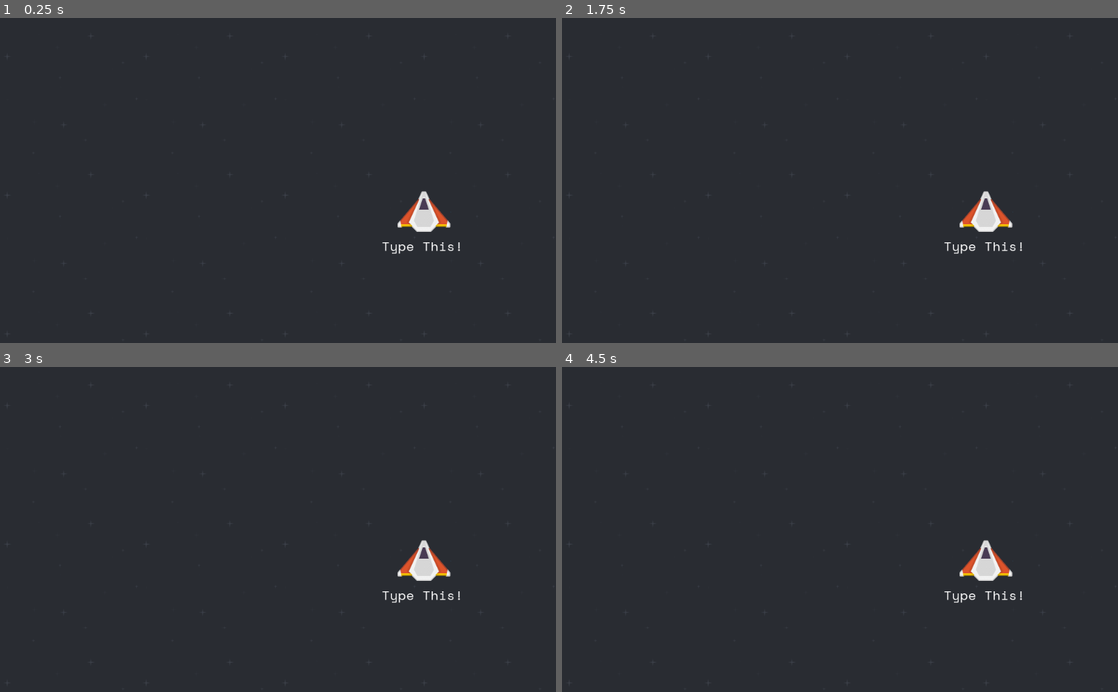
Above: before the commit, frames 1-4 (two rows, left to right).
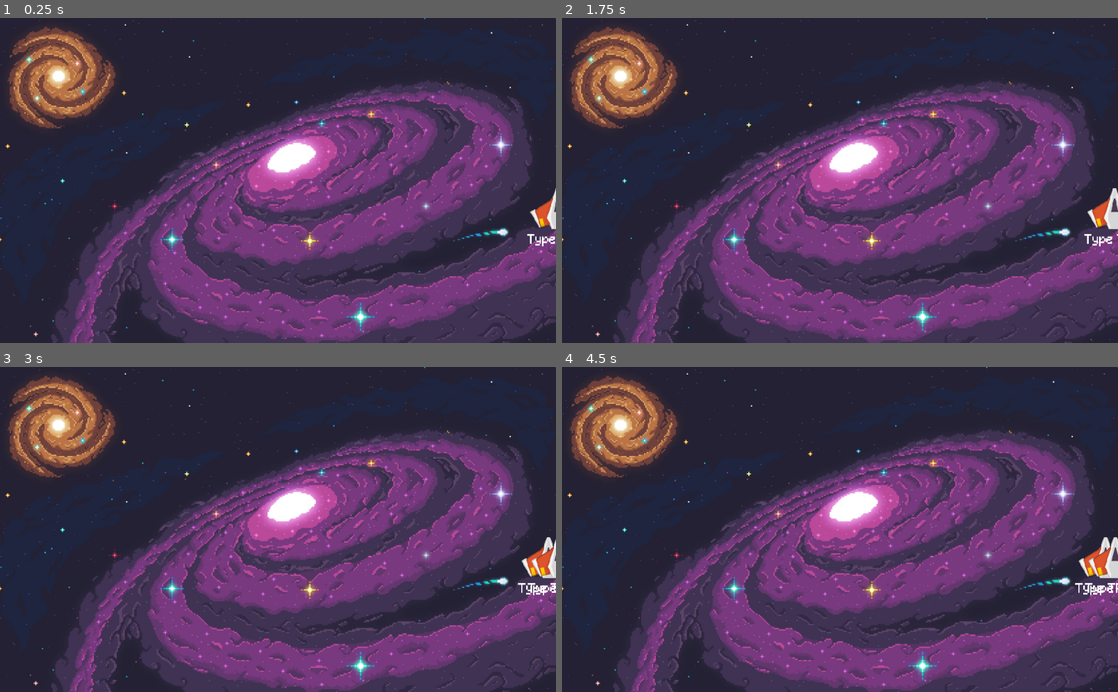
Above: after the commit, the same moments.

Repository: vitordefante/type-galaxy
Game: Godot game, scene res://assets/Main.tscn
Same seed, same stepped clock (60 frames per second), same inputs: the game is played once before the commit and once after it.
Inputs:
- Up to frame 1 (0.25 s): no input
- Up to frame 2 (1.75 s): tap Enter at 0.5 s
- Up to frame 3 (3 s): no input
- Up to frame 4 (4.5 s): no input

The runs differ from the first frame. In frame 1, 55% of the frame differs, in the area x 0-100%, y 0-100%; in frame 2, 55%; in frame 3, 55%; in frame 4, 55%.

Commit message:
adicionado novas funcoes

Diff:
--- a/Enemy.gd
+++ b/Enemy.gd
@@ -1,9 +1,35 @@
 extends Sprite
 
+export (Color) var blue = Color("#4682b4")
+export (Color) var green =  Color("#639765")
+export (Color) var red = Color("#a65455")
+
+export (float) var speed = 0.1
 
 onready var prompt = $RichTextLabel
 onready var prompt_text = prompt.text
 
 
+func _physics_process(delta: float) -> void:
+	global_position.x -= speed
+
+
 func get_prompt() -> String:
 	return prompt_text
+
+#coleta e aplica as cores
+func set_next_character(next_character_index: int):
+	var blue_text = get_bbcode_color_tag(blue) + prompt_text.substr(0, next_character_index) + get_bbcode_end_color_tag()
+	var green_text = get_bbcode_color_tag(green) + prompt_text.substr(next_character_index, 1) + get_bbcode_end_color_tag()
+	var red_text = ""
+	if next_character_index != prompt_text.length():
+		red_text = get_bbcode_color_tag(red) + prompt_text.substr(next_character_index + 1, prompt_text.length() - next_character_index + 1) + get_bbcode_end_color_tag()
+	prompt.parse_bbcode("[center]" + blue_text + green_text + red_text + "[/center]")
+
+#funcao para retornar a string com a tag da cor a ser usada
+func get_bbcode_color_tag(color: Color) -> String:
+	return "[color=#" + color.to_html(false) + "]"
+
+#coleta o "Bbcode" contendo o texto e tambema cor inserida
+func get_bbcode_end_color_tag() -> String:
+	return "[/color]"
--- /dev/null
+++ b/Enemy.tscn
@@ -0,0 +1,29 @@
+[gd_scene load_steps=5 format=2]
+
+[ext_resource path="res://assets/Minecraft.ttf" type="DynamicFontData" id=1]
+[ext_resource path="res://assets/spaceshooter/Spritesheet/sheet.png" type="Texture" id=2]
+[ext_resource path="res://Enemy.gd" type="Script" id=3]
+
+[sub_resource type="DynamicFont" id=1]
+size = 24
+font_data = ExtResource( 1 )
+
+[node name="Enemy" type="Sprite"]
+position = Vector2( 835, 356 )
+scale = Vector2( 0.884956, 1.01333 )
+texture = ExtResource( 2 )
+region_enabled = true
+region_rect = Rect2( 111, 716, 113, 75 )
+script = ExtResource( 3 )
+
+[node name="RichTextLabel" type="RichTextLabel" parent="."]
+margin_left = -70.5219
+margin_top = 46.0227
+margin_right = 66.4781
+margin_bottom = 75.0227
+custom_fonts/normal_font = SubResource( 1 )
+bbcode_enabled = true
+bbcode_text = "[center]Type This![/center]"
+text = "Type This!"
+scroll_active = false
+deselect_on_focus_loss_enabled = false
--- a/Main.gd
+++ b/Main.gd
@@ -1,4 +1,10 @@
 extends Node2D
+
+var Enemy = preload("res://Enemy.tscn")
+
+onready var enemy_container = $EnemyContainer
+onready var spawn_container = $SpawnContainer
+onready var spawn_timer = $SpawnTimer
 
 
 # detecta naves ativas na cena
@@ -7,16 +13,25 @@
 #index da letra atual que necessita ser digitada
 var current_letter_index: int = -1
 
+#spawna um inimogo antes do timeout de 3 segundos
+func _ready() -> void:
+	randomize()
+	spawn_timer.start()
+	spawn_enemy()
+
 func find_new_active_enemy(typed_character: String):
-	print(typed_character)
-	print($Enemy.get_prompt())
-	var prompt = $Enemy.get_prompt()
-	if prompt.substr(0, 1) == typed_character:
-		active_enemy = $Enemy
-		print("Novo Inimigo!")
+	for enemy in enemy_container.get_children():
+		var prompt = enemy.get_prompt()
+		var next_character = prompt.substr(0, 1)
+		if next_character == typed_character:
+			print("Novo inimigo encontrado, comeca com a letra %s " % next_character)
+			active_enemy = enemy
+			current_letter_index = 1
+			active_enemy.set_next_character(current_letter_index)
+			return
 
 func _unhandled_input(event: InputEvent) -> void:
-	if event is InputEventKey and not event.is_pressed():
+	if event is InputEventKey and event.is_pressed() and not event.is_echo():
 		var typed_event = event as InputEventKey
 		var key_typed = PoolByteArray([typed_event.unicode]).get_string_from_utf8()
 
@@ -27,4 +42,26 @@
 			var prompt = active_enemy.get_prompt()
 			var next_character = prompt.substr(current_letter_index, 1)
 			if key_typed == next_character:
-				print ("success")
+				print ("successfully typed %s" % key_typed)
+				current_letter_index += 1
+				active_enemy.set_next_character(current_letter_index)
+				if current_letter_index == prompt.length():
+					print("correto")
+					current_letter_index = -1
+					active_enemy.queue_free()
+					active_enemy = null
+			else:
+				print("Voce digitou errado, letra %s ao invez de %s" % [key_typed, next_character])
+
+
+#spawna as naves a cada 3 segundos em um spawn aleatorio
+func _on_SpawnTimer_timeout() -> void:
+	spawn_enemy()
+
+
+func spawn_enemy():
+	var enemy_instance = Enemy.instance()
+	var spawns = spawn_container.get_children()
+	var index = randi() % spawns.size()
+	enemy_instance.global_position = spawns[index].global_position
+	enemy_container.add_child(enemy_instance)
--- a/assets/Main.tscn
+++ b/assets/Main.tscn
@@ -1,14 +1,7 @@
-[gd_scene load_steps=7 format=2]
+[gd_scene load_steps=3 format=2]
 
 [ext_resource path="res://Main.gd" type="Script" id=1]
-[ext_resource path="res://Enemy.gd" type="Script" id=2]
-[ext_resource path="res://assets/SpaceMono-Regular.ttf" type="DynamicFontData" id=3]
-[ext_resource path="res://assets/spaceshooter/Backgrounds/blue.png" type="Texture" id=4]
-[ext_resource path="res://assets/spaceshooter/Spritesheet/sheet.png" type="Texture" id=5]
-
-[sub_resource type="DynamicFont" id=1]
-size = 24
-font_data = ExtResource( 3 )
+[ext_resource path="res://assets/spaceshooter/Backgrounds/peakpx.jpg" type="Texture" id=4]
 
 [node name="Main" type="Node2D"]
 script = ExtResource( 1 )
@@ -20,26 +13,31 @@
 margin_bottom = 612.0
 texture = ExtResource( 4 )
 expand = true
-stretch_mode = 2
+stretch_mode = 7
 __meta__ = {
 "_editor_description_": ""
 }
 
-[node name="Enemy" type="Sprite" parent="."]
-position = Vector2( 781, 357 )
-texture = ExtResource( 5 )
-region_enabled = true
-region_rect = Rect2( 335, 309, 100, 75 )
-script = ExtResource( 2 )
+[node name="SpawnContainer" type="Node2D" parent="."]
 
-[node name="RichTextLabel" type="RichTextLabel" parent="Enemy"]
-margin_left = -90.0
-margin_top = 46.0
-margin_right = 85.0
-margin_bottom = 87.0
-custom_fonts/normal_font = SubResource( 1 )
-bbcode_enabled = true
-bbcode_text = "[center]Type This![/center]"
-text = "Type This!"
-scroll_active = false
-deselect_on_focus_loss_enabled = false
+[node name="Position2D" type="Position2D" parent="SpawnContainer"]
+position = Vector2( 1028, 352 )
+
+[node name="Position2D2" type="Position2D" parent="SpawnContainer"]
+position = Vector2( 1029, 489 )
+
+[node name="Position2D3" type="Position2D" parent="SpawnContainer"]
+position = Vector2( 1028, 121 )
+
+[node name="Position2D4" type="Position2D" parent="SpawnContainer"]
+position = Vector2( 1031, 232 )
+
+[node name="Position2D5" type="Position2D" parent="SpawnContainer"]
+position = Vector2( 1028, 352 )
+
+[node name="EnemyContainer" type="Node2D" parent="."]
+
+[node name="SpawnTimer" type="Timer" parent="."]
+wait_time = 3.0
+
+[connection signal="timeout" from="SpawnTimer" to="." method="_on_SpawnTimer_timeout"]
Binary file added: assets/Minecraft.ttf
Not shown, added: assets/spaceshooter/Backgrounds/galaxy.jpg.import
Binary file added: assets/spaceshooter/Backgrounds/peakpx.jpg
Not shown, added: assets/spaceshooter/Backgrounds/peakpx.jpg.import
Binary file added: assets/spaceshooter/Backgrounds/space-pixel-art.gif
Not shown, added: assets/spaceshooter/Backgrounds/space-pixel-art.png.import
Binary file added: assets/spaceshooter/Spritesheet/pixel_spaceship.png
Not shown, added: assets/spaceshooter/Spritesheet/pixel_spaceship.png.import
Binary file added: assets/spaceshooter/Spritesheet/sheet 2.png
Not shown, added: assets/spaceshooter/Spritesheet/sheet 2.png.import
Not shown, added: assets/spaceshooter/Backgrounds/galaxy.jpg
Not shown, added: assets/spaceshooter/Backgrounds/space-pixel-art.png
